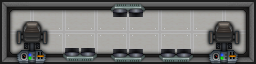
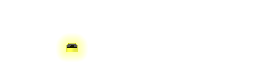
Comparing the layer stacks of the two 256×64 images. Changes:
hid "Ebene 1", moved it above "roof_normals_66", painted on it over (0, 0, 256, 64)
added group "New" with 6 layers in group "Batteries" over (56, 33, 200, 63)
added layer "batteries_1" (1st of 2, in "Batteries" › "New") in group "New" over (56, 33, 88, 62)
moved "Wall" (1st of 4, in "Blueprint") into group "Blueprint", painted on it over (0, 0, 256, 64)
renamed "Gruppe 1" to "Floor", hid the group it (6 layers) over (0, 0, 256, 64)
hid "Ebene 7" (4th of 4, in "Floor") over (62, 3, 194, 63)
hid "Ebene 3" (2nd of 2, in "Floor") over (10, 21, 244, 64)
hid "Floor" (5th of 6, in "Floor") over (0, 0, 256, 64)
hid "Floor" (6th of 6, in "Floor") over (0, 0, 256, 64)
